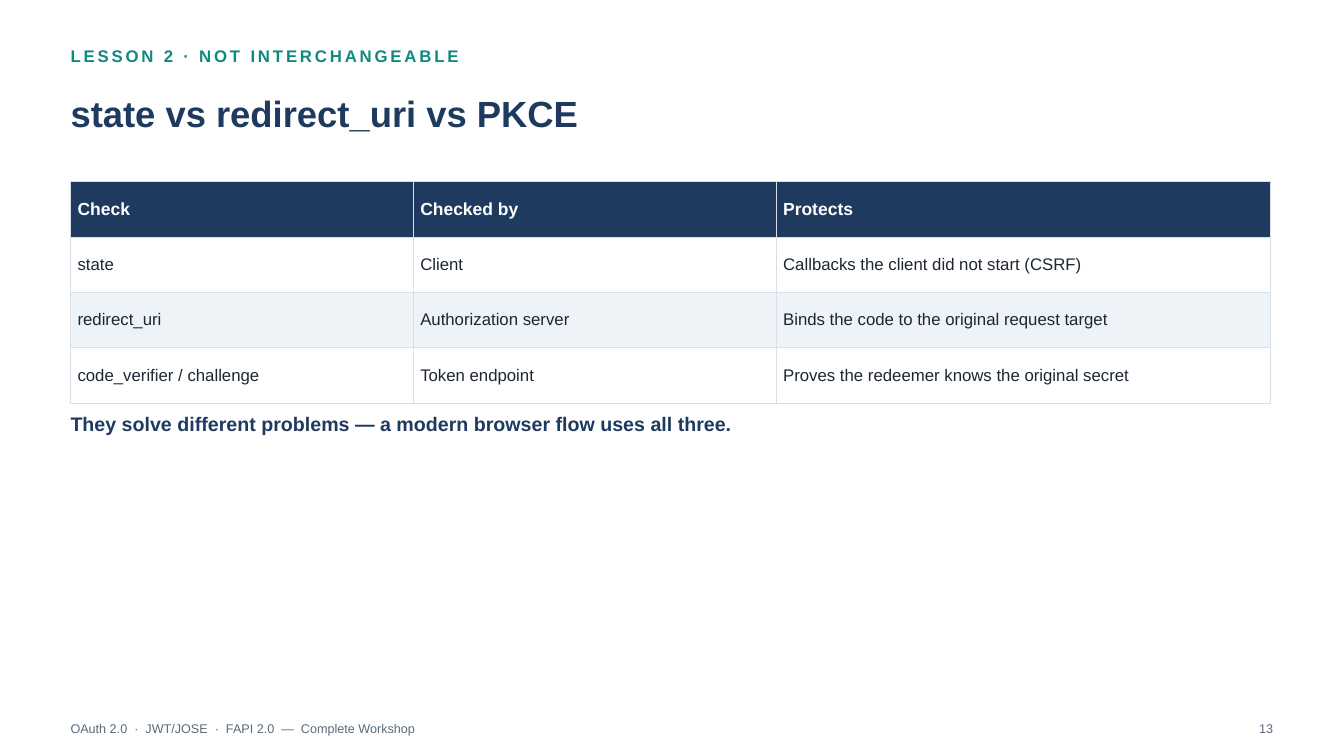
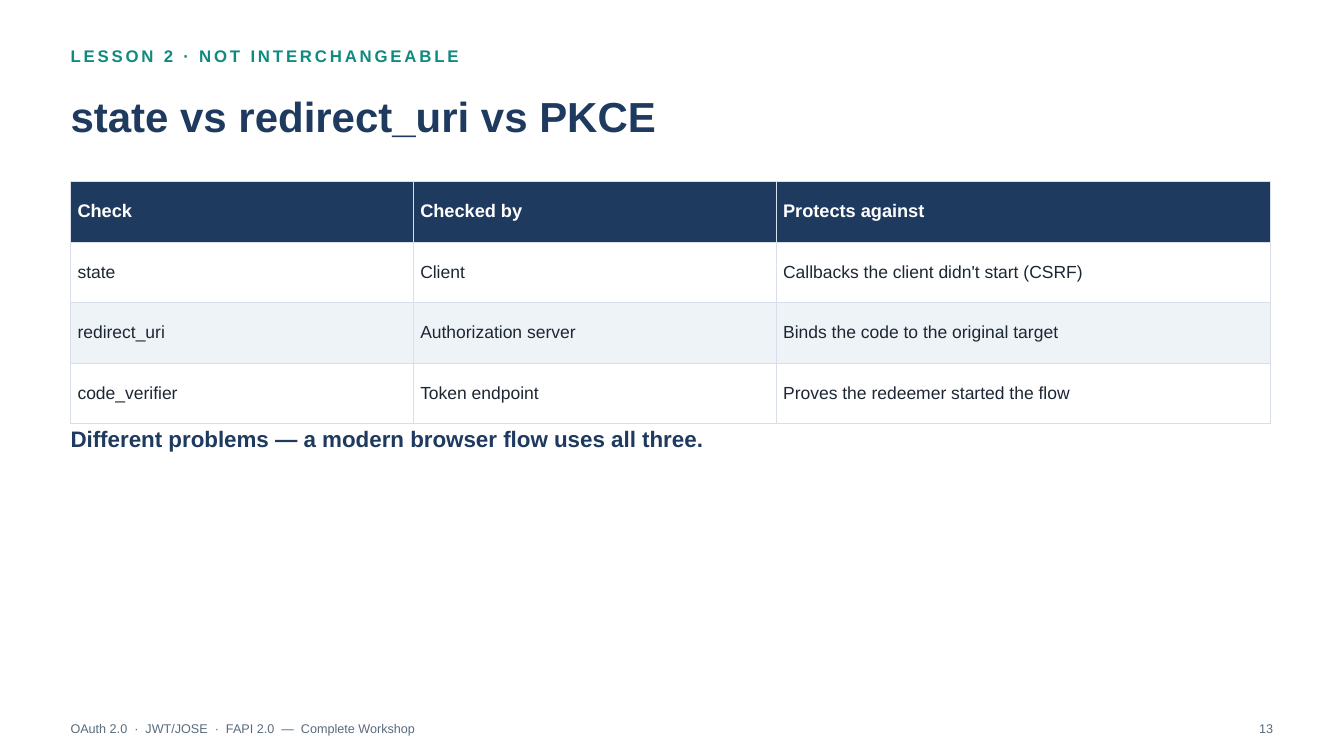
Before and after one commit to jufianto/blog-resource, a slide deck: slide 13 of oauth-learn/export/presentations/oauth_complete_workshop_lessons_1_8.pptx. Drawn at 1344x756 pixels with LibreOffice and Linux fonts; fonts in the diff are those of the drawing. Boxes give left, top, right and bottom in pixels: in the first picture for what was removed or moved away, otherwise in the second. Text is boxed around its words. In the diff, an @@ line names an element or a change of style, - is before the commit and + after.

```diff
--- a/oauth-learn/export/presentations/oauth_complete_workshop_lessons_1_8.pptx
+++ b/oauth-learn/export/presentations/oauth_complete_workshop_lessons_1_8.pptx
@@ text "state vs redirect_uri vs PKCE" at bbox=[71, 101, 656, 137]: size 26 to 30 pt @@
@@ table at bbox=[71, 181, 1270, 407] @@
-row 1, column 3: Protects
+row 1, column 3: Protects against
-row 2, column 3: Callbacks the client did not start (CSRF)
+row 2, column 3: Callbacks the client didn't start (CSRF)
-row 3, column 3: Binds the code to the original request target
+row 3, column 3: Binds the code to the original target
-row 4, column 1: code_verifier / challenge
+row 4, column 1: code_verifier
-row 4, column 3: Proves the redeemer knows the original secret
+row 4, column 3: Proves the redeemer started the flow
@@ size 12.5 to 13 pt in "Check", "Checked by" @@
@@ size 12 to 12.5 pt in "state", "Client", "redirect_uri", "Authorization server" and 1 more places @@
@@ text at bbox=[71, 430, 703, 452]: text changed; size 14 to 16 pt @@
-They solve different problems — a modern browser flow uses all three.
+Different problems — a modern browser flow uses all three.
```
Also in this commit, not shown: 23 other slides changed, 30 other files.
